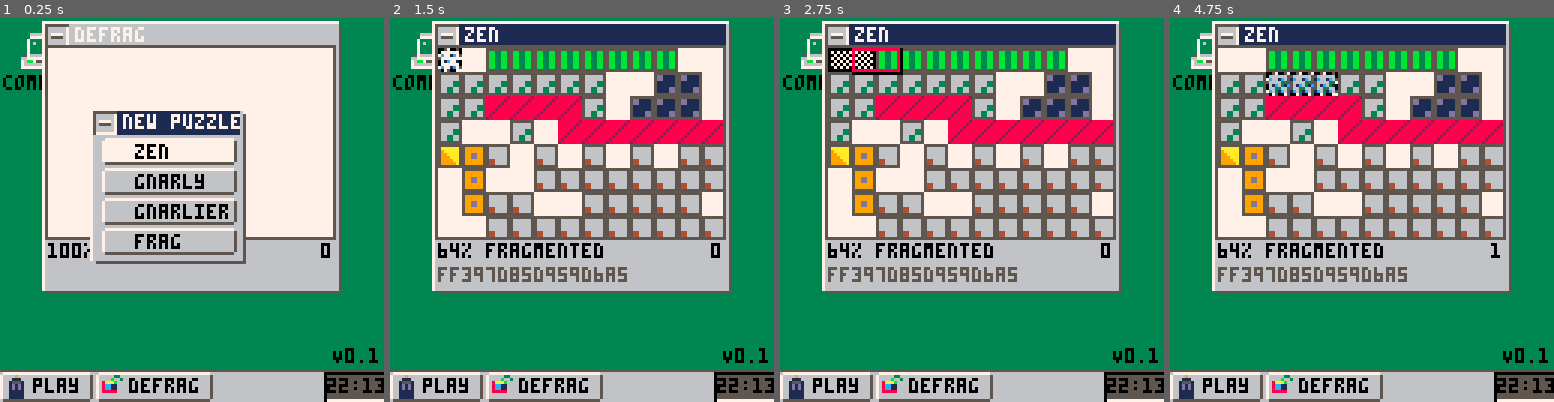
Above: before the commit, frames 1-4 (left to right).
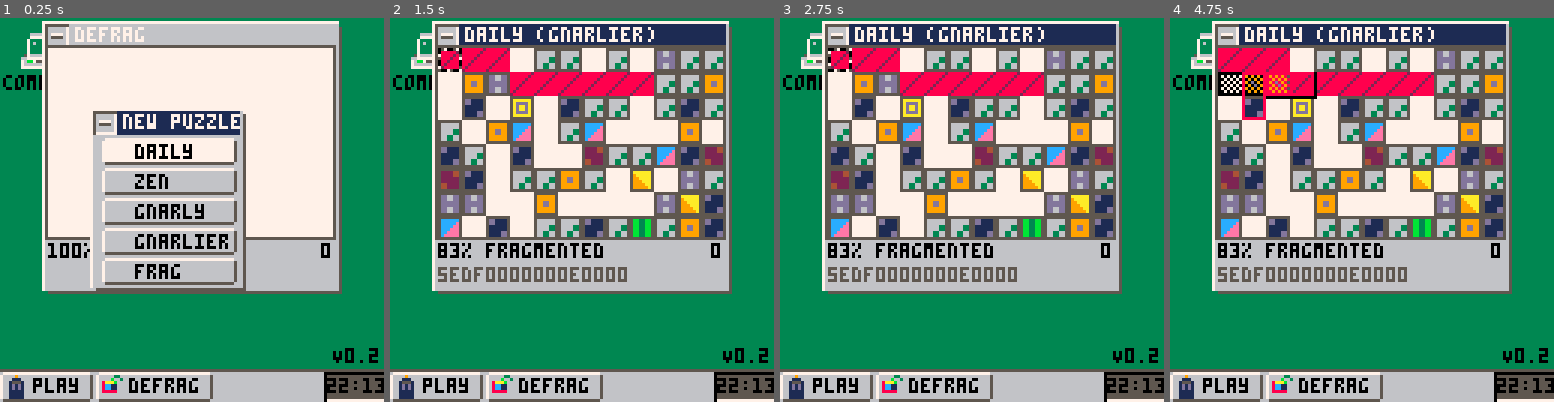
Above: after the commit, the same moments.

Repository: lkingsford/pico8-projects
Game: PICO-8 cartridge defrag.p8
The game is run twice, just before and just after one commit, with the same random seed, the same clock (stepped at 60 frames per second) and the same inputs.
Inputs (mouse positions are in pixels of both pictures, inside the frame that each line leads up to):
- Up to frame 1 (0.25 s): no input
- Up to frame 2 (1.5 s): tap X (X key) at 0.33, 1.07 s; click (670, 121) at 0.67 s; tap O (Z key) at 0.7 s; click (436, 267) at 1.22 s
- Up to frame 3 (2.75 s): hold Right 1.6-2.1 s; tap O (Z key) at 1.7, 2.1, 2.5 s; click (887, 114) at 1.77 s; tap X (X key) at 1.85 s; hold Up 2.15-2.42 s; click (952, 259) at 2.32 s; hold Right from 2.47 s (still down)
- Up to frame 4 (4.75 s): click (1404, 106) at 2.87 s; tap O (Z key) every 0.4 s from 2.9 to 4.5 s; tap X (X key) at 2.97, 4.08 s; release Right at 3.03 s; hold Left 3.08-3.58 s; click (1465, 256) at 3.42 s; hold Down 3.63-3.97 s; click (1231, 102) at 3.97 s; hold Right 4.02-4.68 s; click (1292, 248) at 4.52 s; hold Up from 4.73 s (still down)

The runs differ from the first frame. In frame 1, 2.6% of the frame differs, in the area x 23-99%, y 32-90%; in frame 2, 27%; in frame 3, 27%; in frame 4, 28%, in the area x 12-99%, y 2-90%.

Commit message:
Working daily

Diff:
--- a/defrag.p8
+++ b/defrag.p8
@@ -5,7 +5,8 @@
 -- BY lachlan kingsford
 w=12
 h=8
-ver="V0.1"
+ver="V0.2"
+cartdata("defrag02")
 
 --used just for tline on the selector
 mset(0,32,16)
@@ -15,6 +16,8 @@
 titlebar = "defrag"
 moves=0
 seed=""
+
+poke(0x5f2d, 0x3)
 
 function setmp(val,p)
 	p%=w*h
@@ -57,14 +60,15 @@
 	end
 end
 
-function _init_game(difficulty,seed1,seed2)
+function _init_game(difficulty,seed1,seed2,daily)
 	--messing with seed so seedable games possible
  if seed1 or seed2 then
 		srand()
 		poke4(0x5f44,seed1)
 		poke4(0x5f48,seed2)
 	end
-	titlebar=difficulty_options[difficulty+1]
+	titlebar=options[difficulty+1]
+	if (daily) titlebar="daily ("..options[difficulty+1]..")"
 	seed=sub(tostr($0x5f44,0x3),3)..sub(tostr($0x5f48,0x3), 3)
  aloc=w*h-30
  placed=0
@@ -136,6 +140,19 @@
 	state=0
 end
 
+function _init_daily()
+	y=stat(80)
+	m=stat(81)
+	d=stat(82)
+	dset(0,y)
+	dset(1,m)
+	dset(2,d)
+	s1=y*12+m
+	s2=d
+	difficulty=(m*31+d)%4
+	print("loading "..options[difficulty+1].." "..d.."/"..m.."/"..y)
+	_init_game(difficulty,s1,s2,true)
+end
 
 function calc_frag()
 	--get files with any segments
@@ -189,13 +206,22 @@
 fail_flash=0
 pass_flash=0
 
+time_since_mouse_move=1200
+
 function _update()
+ mouse_x=stat(32)
+	mouse_y=stat(33)
+	time_since_mouse_move+=1
+	if (mouse_x!=last_mouse_x or mouse_y!=last_mouse_y) time_since_mouse_move=0;mouse_update_this_frame=true;
+	last_mouse_x=mouse_x
+	last_mouse_y=mouse_y
 	if state == 0 then
 	 _update_play()
 	elseif state == 1 then
 	 if btnp(❎) then
 			win_animation=false
 			reset()
+			show_seed=false
 			state=2
 		end
 	elseif state == 2 then
@@ -203,23 +229,42 @@
 	end
 end
 
+function daily_done()
+	y=dget(0)
+	m=dget(1)
+	d=dget(2)
+	return y==stat(80) and m==stat(81) and d==stat(82)
+end
+
 menu_item=0
-difficulty_options={"zen","gnarly","gnarlier","frag"}
-min_difficulty_frag={50,70,80,88}
+options={"zen","gnarly","gnarlier","frag"}
+if (not(daily_done())) add(options,"daily",1)
+min_difficulty_frag={50,70,80,85}
 
 function _update_ngw()
-	if (btnp(⬆️)) menu_item-=1;
-	if (btnp(⬇️)) menu_item+=1;
-	menu_item%=#difficulty_options
-
-	if (btnp(❎)) then
-		state=0
-		_draw()
-		flip()
-		_init_game(menu_item)
-		sfx(5)
-		sfx(6)
-	end
+ if not(show_seed) then
+		if (btnp(⬆️)) menu_item-=1;
+		if (btnp(⬇️)) menu_item+=1;
+		--if (btnp(➡️)) show_seed=true
+		menu_item%=#options
+
+		if (btnp(❎)) then
+			state=0
+			_draw()
+			flip()
+			if (not(daily_done())) then
+				if options[menu_item+1]=="daily" then
+					_init_daily()
+				else
+					_init_game(menu_item-1)
+				end
+			else
+				_init_game(menu_item)
+			end
+			sfx(5)
+			sfx(6)
+		end
+ end
 end
 
 
@@ -520,13 +565,15 @@
 
 	if state==2 then
 		camera(-30,-30)
-		fwindow(0,0,50,50,"new puzzle",true)
+		fwindow(0,0,50,#options*10+9,"new puzzle",true)
 		i=0
-		for option in all(difficulty_options) do
+		for option in all(options) do
 			fbtn(4,10+i*10,48,18+i*10,0,option,menu_item==i)
 			i+=1
 		end
 	end
+
+	--if (time_since_mouse_move<150) spr(51,mouse_x,mouse_y)
 
 end
 
@@ -556,151 +603,151 @@
 00007333366376500011111008888800000000000000000000000000000000000000000000000000000000000000000000000000000000000000000000000000
 00007333333376500011111000000000000000000000000000000000000000000000000000000000000000000000000000000000000000000000000000000000
 00057666666676550011111000000000000000000000000000000000000000000000000000000000000000000000000000000000000000000000000000000000
-00667777777766655555555500000000000000000000000000000000000000000000000000000000000000000000000000000000000000000000000000000000
-0076bb75557607655666666700000000000000000000000000000000000000000000000000000000000000000000000000000000000000000000000000000000
-00766666677777655666666700000000000000000000000000000000000000000000000000000000000000000000000000000000000000000000000000000000
-00777777777777655677776700000000000000000000000000000000000000000000000000000000000000000000000000000000000000000000000000000000
-00000000000000005655556700000000000000000000000000000000000000000000000000000000000000000000000000000000000000000000000000000000
-00000000000000005666666700000000000000000000000000000000000000000000000000000000000000000000000000000000000000000000000000000000
-00000000000000005666666700000000000000000000000000000000000000000000000000000000000000000000000000000000000000000000000000000000
-00000000000000005777777700000000000000000000000000000000000000000000000000000000000000000000000000000000000000000000000000000000
-…(140 lines of a section not shown)…
+00667777777766655555555550000000000000000000000000000000000000000000000000000000000000000000000000000000000000000000000000000000
+0076bb75557607655666666766000000000000000000000000000000000000000000000000000000000000000000000000000000000000000000000000000000
+00766666677777655666666767600000000000000000000000000000000000000000000000000000000000000000000000000000000000000000000000000000
+00777777777777655677776767760000000000000000000000000000000000000000000000000000000000000000000000000000000000000000000000000000
+00000000000000005655556767776000000000000000000000000000000000000000000000000000000000000000000000000000000000000000000000000000
+00000000000000005666666767750000000000000000000000000000000000000000000000000000000000000000000000000000000000000000000000000000
+00000000000000005666666765776000000000000000000000000000000000000000000000000000000000000000000000000000000000000000000000000000
+00000000000000005777777700565000000000000000000000000000000000000000000000000000000000000000000000000000000000000000000000000000
+…(140 lines of a section not shown)…
